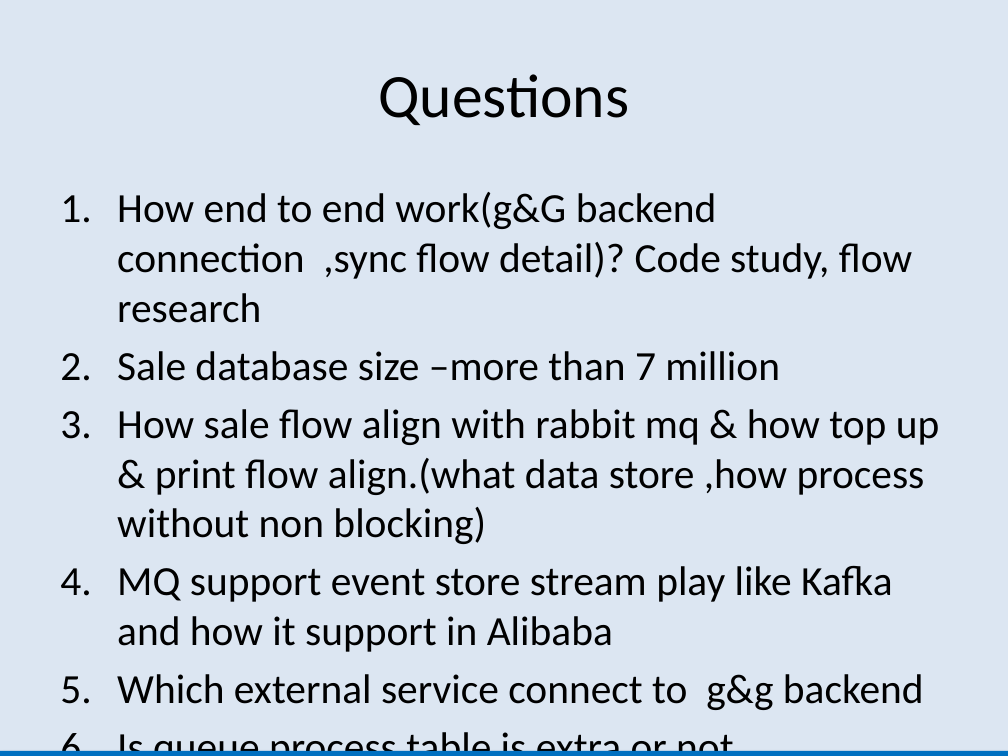
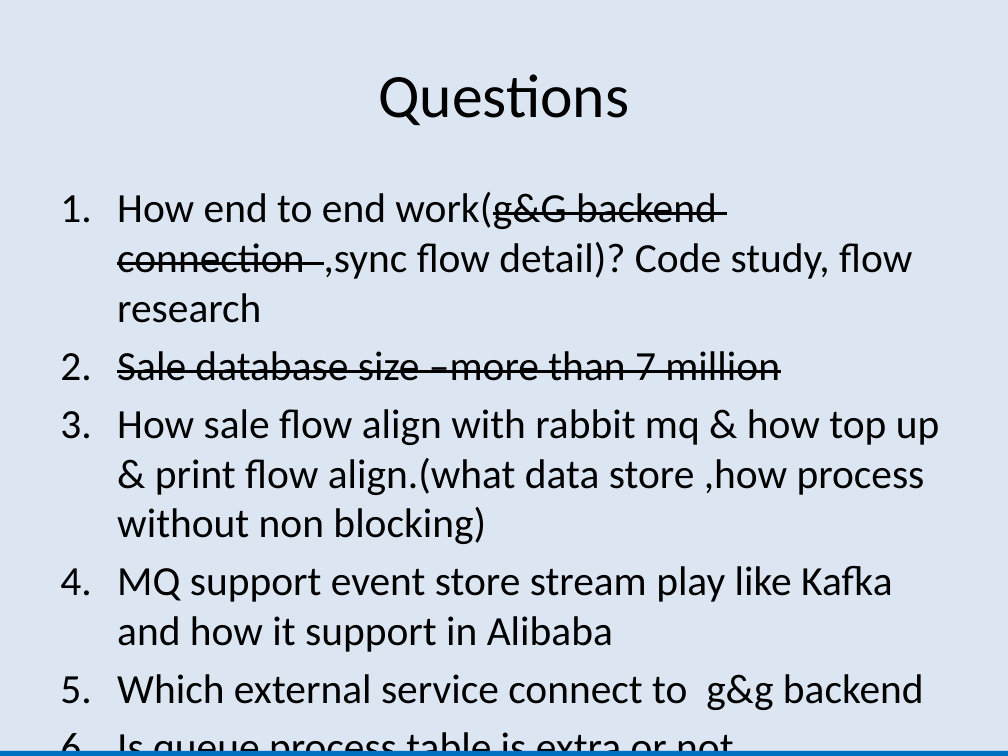
Before and after one commit to phyothuhan26/MySolutions, a slide deck: slide 12 of GandG_YPS/Presentation/ARB_draft_27Feb.pptx (slide 10 before the commit). Drawn at 1008x756 pixels with LibreOffice and Linux fonts; fonts in the diff are those of the drawing. Boxes give left, top, right and bottom in pixels: in the first picture for what was removed or moved away, otherwise in the second. Text is boxed around its words. In the diff, an @@ line names an element or a change of style, - is before the commit and + after.

```diff
--- a/GandG_YPS/Presentation/ARB_draft_27Feb.pptx
+++ b/GandG_YPS/Presentation/ARB_draft_27Feb.pptx
@@ text at [117,192,912,381]: strikethrough on in "work(g&G backend connection", "Sale database size –more than 7 million" @@
```
Also in this commit, not shown: 2 slides added, 35 other files.
